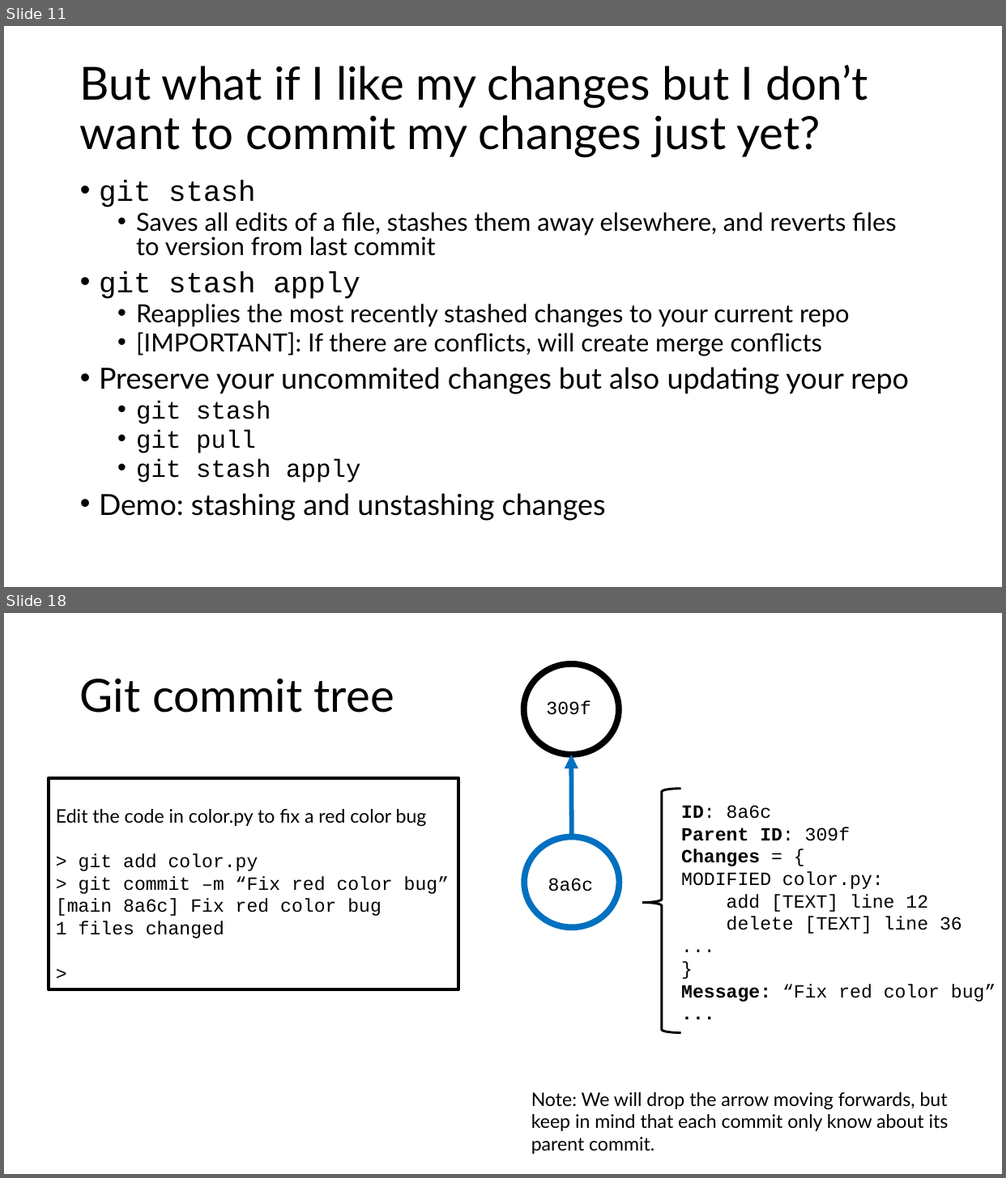
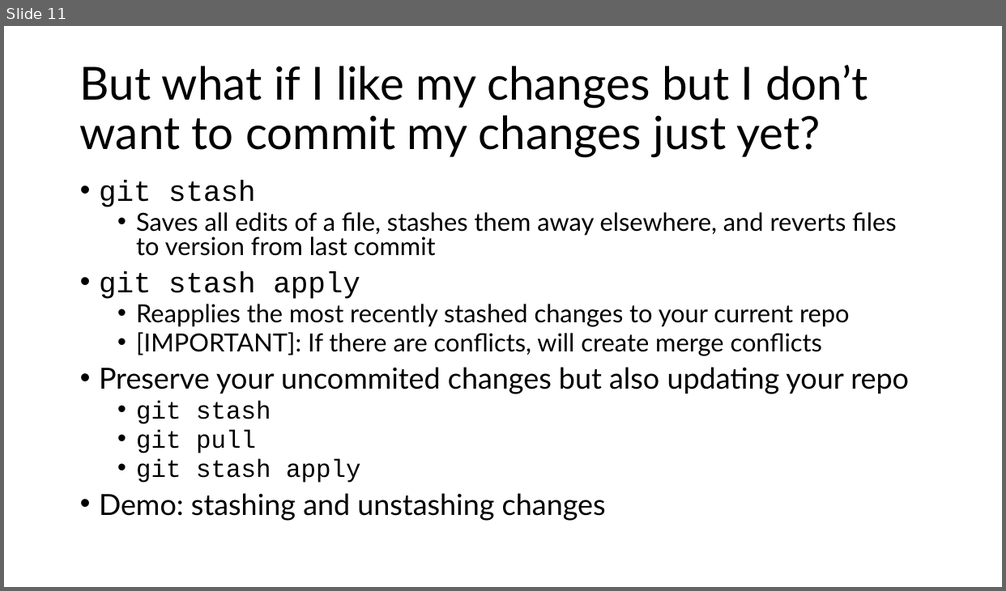
Before and after one commit to semaphoreP/codeastro, a slide deck: Day1/intro_to_git.pptx. Shown one above the other, each under a label of ours: slides 11 and 18 before the commit, slide 11 after it; the slides between them are not shown. The pictures are 1006x1178 and 1006x591 pixels, drawn with LibreOffice and Linux fonts; fonts in the diff are those of the drawing. Boxes give left, top, right and bottom in pixels: in the first picture for what was removed or moved away, otherwise in the second. Text is boxed around its words. In the diff, an @@ line names an element or a change of style, - is before the commit and + after.

```diff
--- a/Day1/intro_to_git.pptx
+++ b/Day1/intro_to_git.pptx
@@ slide 18 removed at <box>4,613,1002,1174</box>, background #FFFFFF @@
@@ title removed at <box>80,679,394,713</box> @@
-Git commit tree
@@ ellipse removed at <box>523,664,619,755</box> @@
@@ text removed at <box>546,700,590,715</box> @@
-309f
@@ arrow removed from (572, 837) to (572, 755) @@
@@ rectangle removed at <box>49,777,458,990</box> @@
-Edit the code in color.py to fix a red color bug
-> git add color.py
-> git commit –m “Fix red color bug”
-[main 8a6c] Fix red color bug
-1 files changed
->
@@ left brace removed at <box>642,789,681,1033</box> @@
@@ text removed at <box>681,805,995,1002</box> @@
-ID: 8a6c
-Parent ID: 309f
-Changes = {
-MODIFIED color.py:
-add [TEXT] line 12
-delete [TEXT] line 36
-...
-}
-Message: “Fix red color bug”
-...
@@ ellipse removed at <box>524,837,620,927</box> @@
@@ text removed at <box>548,878,593,892</box> @@
-8a6c
@@ text removed at <box>531,1093,948,1154</box> @@
-Note: We will drop the arrow moving forwards, but keep in mind that each commit only know about its parent commit.
```
Also in this commit, not shown: 2 slides changed, 20 other slides removed.
